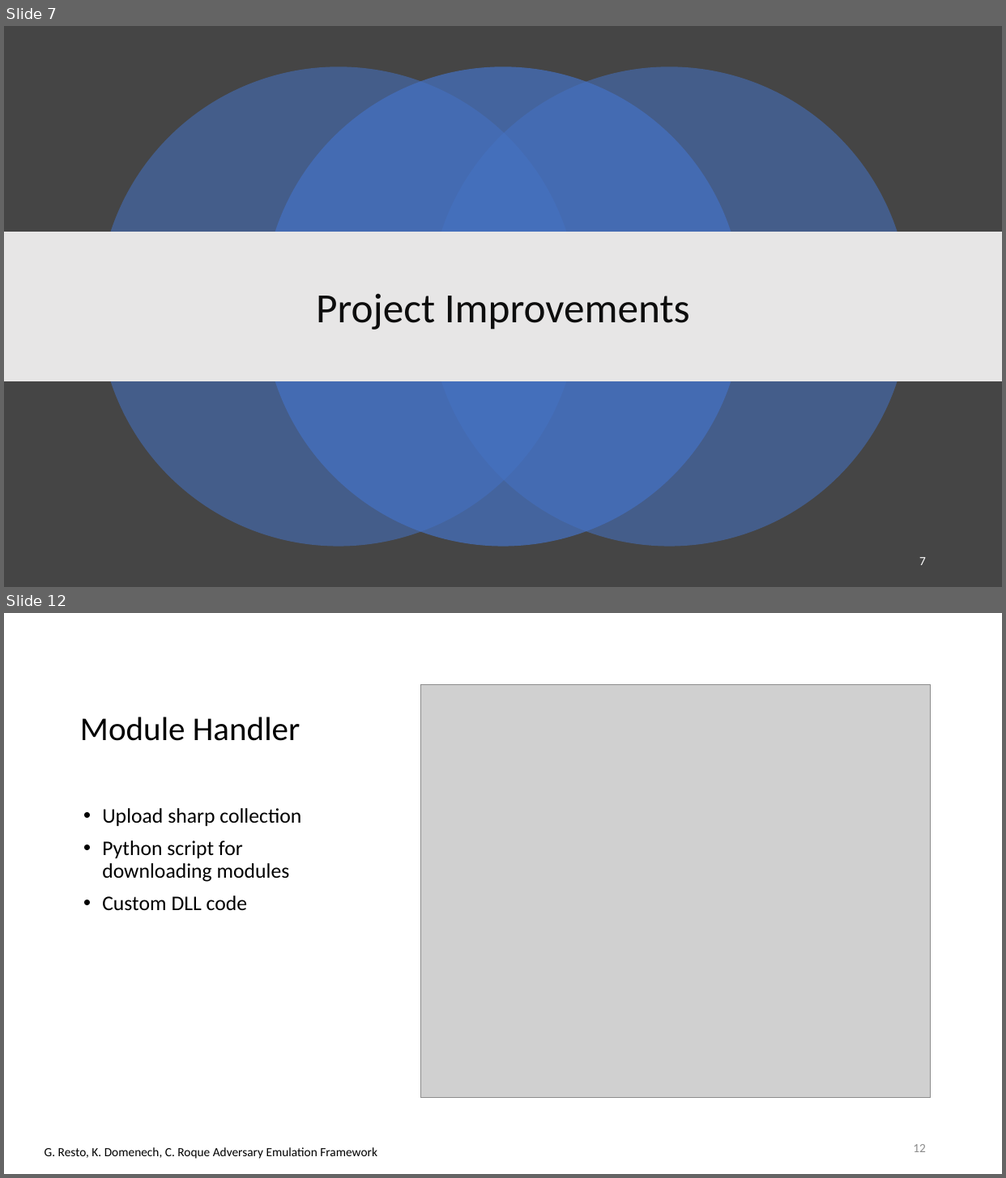
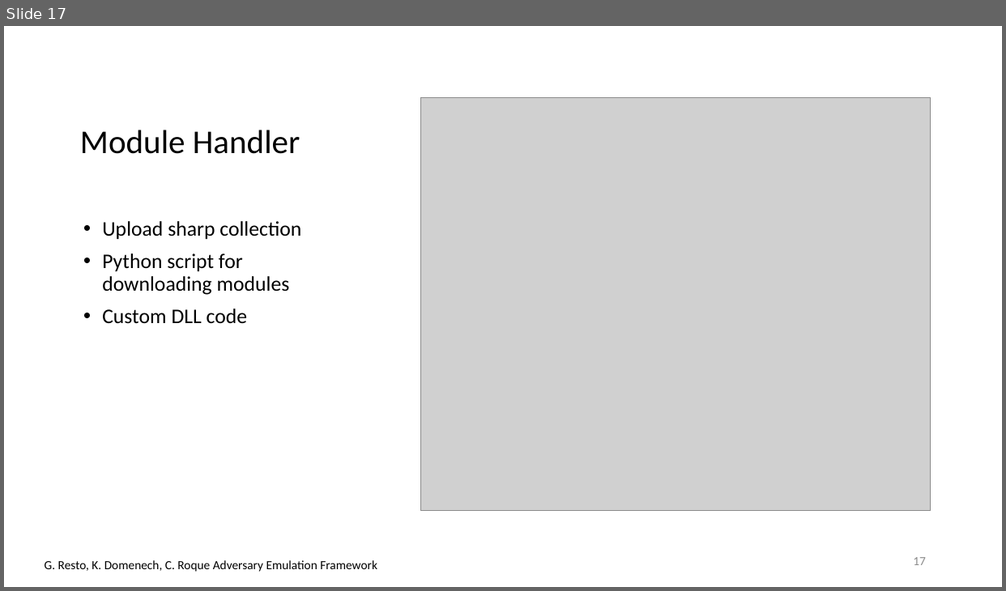
Before and after one commit to racoten/Capstone, a slide deck: Design/Capstone 2 Presentation.pptx. Shown one above the other, each under a label of ours: slides 7 and 12 before the commit, slide 17 after it; the slides between them are not shown. The pictures are 1006x1178 and 1006x591 pixels, drawn with LibreOffice and Linux fonts; fonts in the diff are those of the drawing; grey boxes stand for pictures. Boxes give left, top, right and bottom in pixels: in the first picture for what was removed or moved away, otherwise in the second. Text is boxed around its words. In the diff, an @@ line names an element or a change of style, - is before the commit and + after.

```diff
--- a/Design/Capstone 2 Presentation.pptx
+++ b/Design/Capstone 2 Presentation.pptx
@@ slide 7 removed at [4, 26, 1002, 587], background #454545 @@
@@ ellipse removed at [98, 67, 578, 547] @@
@@ ellipse removed at [263, 67, 743, 547] @@
@@ ellipse removed at [429, 67, 909, 547] @@
@@ rectangle removed at [4, 232, 1002, 382] @@
@@ title removed at [316, 293, 690, 330] @@
-Project Improvements
@@ page number removed at [919, 557, 926, 565] @@
-7
@@ what was slide 12 is now slide 17 @@
@@ page number at [913, 557, 926, 565]: text changed @@
-12
+17
```
Also in this commit, not shown: 5 slides changed, 8 slides added, 1 other slide removed.
